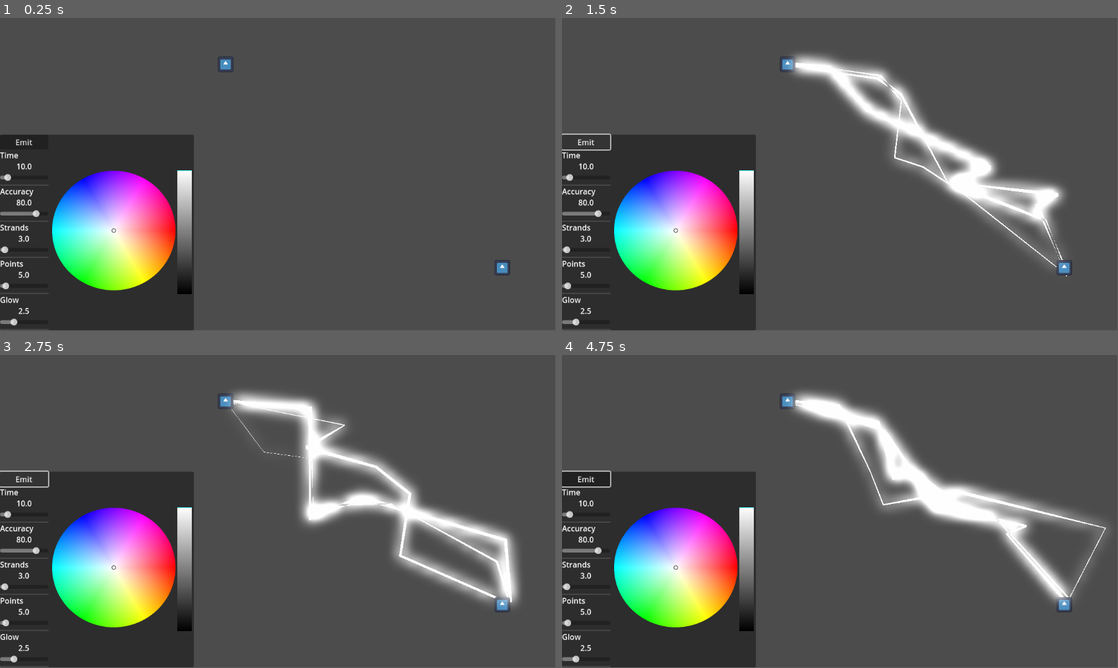
Above: before the commit, frames 1-4 (two rows, left to right).
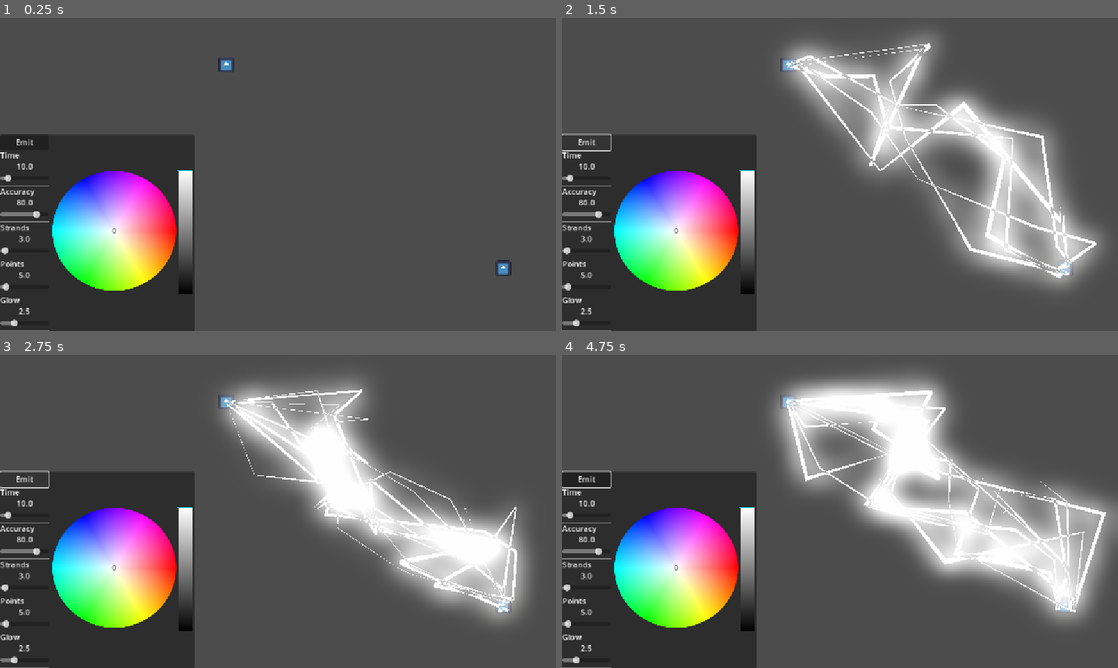
Above: after the commit, the same moments.

Repository: Coltari/line2d-lightning
Game: Godot game, scene res://root.tscn
Two runs of this game, one before a commit and one after it. Both use one fixed random seed, a clock stepped at 60 frames per second and the inputs below. Before the commit the project starts from res://node_2d.tscn. The engine's default icon, where the game draws it, is replaced by a stand-in: a white triangle on a blue panel in a dark square.
Inputs (mouse positions are in pixels of both pictures, inside the frame that each line leads up to):
- Up to frame 1 (0.25 s): no input
- Up to frame 2 (1.5 s): click "Emit" at 0.5 s; click "Emit" at 1.25 s
- Up to frame 3 (2.75 s): click "Emit" at 2 s
- Up to frame 4 (4.75 s): move the mouse to (789, 401) at 2.77 s; click (789, 401) at 2.92 s; move the mouse to (1062, 605) at 3.52 s; click (1062, 605) at 3.67 s; move the mouse to (895, 442) at 4.27 s; click (895, 442) at 4.42 s
In our replay, the window is 799x449 before the commit and 800x450 after it. These sizes can differ from the game's own. Grey fills any space a smaller window leaves; there, only what the larger window draws over its background counts as a difference.

The runs differ from the first frame. In frame 1, 1.3% of the frame differs, in the area x 0-92%, y 12-100%; in frame 2, 21%; in frame 3, 18%; in frame 4, 24%, in the area x 0-100%, y 5-100%.

Commit message:
decouple refactor
Lightning now it's own scene so it manages itself away from UI interaction.
Also now "travels" during start and end of of cycle

Diff:
--- /dev/null
+++ b/Lightning.tscn
@@ -0,0 +1,11 @@
+[gd_scene load_steps=2 format=3 uid="uid://c16xm6kupa2de"]
+
+[ext_resource type="Script" uid="uid://8pm72by4xnoy" path="res://lightning.gd" id="1_cwqlr"]
+
+[node name="Lightning" type="Node2D"]
+script = ExtResource("1_cwqlr")
+
+[node name="Period" type="Timer" parent="."]
+one_shot = true
+
+[node name="Bolts" type="Node2D" parent="."]
--- a/lightning.gd
+++ b/lightning.gd
@@ -1,148 +1,163 @@
 extends Node2D
 
-@export var emit : bool = false :
-	set(value):
-		emit = value
-		if value:
-			timer.start()
-@export var time : float = 10.0 :
-	set(value):
-		time = value
-		set_timer(value)
-@export var strands : int = 3
-@export var points : int = 5
-@export var glow_intensity : float = 2.5
-@export var accuracy : int = 80
+@onready var period: Timer = $Period
+@onready var bolts: Node2D = $Bolts
 
-@onready var timer: Timer = $Timer
-@onready var lines: Node2D = $Lines
-@onready var button: Button = %Button
-@onready var time_slider: AttributeSlider = %TimeAttributeSlider
-@onready var accuracy_slider: AttributeSlider = %AccuracyAttributeSlider
-@onready var strands_slider: AttributeSlider = %StrandsAttributeSlider
-@onready var points_slider: AttributeSlider = %PointsAttributeSlider
-@onready var glow: AttributeSlider = %GlowAttributeSlider
-@onready var color_picker: ColorPicker = %ColorPicker
+var starting : bool = false
+var ending : bool = false
+var toggle : bool = false
+var on : bool = false
+var time : float = 0.0
+var ticktimer : float = 0.0
 
-@onready var source: Sprite2D = $Source
-@onready var s_area_2d: Area2D = $Source/Area2D
-@onready var target: Sprite2D = $Target
-@onready var t_area_2d: Area2D = $Target/Area2D
+var source : Vector2
+var target : Vector2
+var strands : int
+var points : int
+var accuracy : int
+var glow : float
+var colour : Color
+var lifetime : float
 
-var sourcepicked : bool = false
-var targetpicked : bool = false
-var lightningcolour : Color
+var startcount: int = 0
+var endcount : int = 0
+
+func setup(source : Vector2, target : Vector2, strands : int, points : int, accuracy : int, glow : float, colour : Color, _lifetime : float = -1 ) -> void:
+	self.global_position = source
+	self.source = source
+	self.target = target
+	self.strands = strands
+	self.points = points
+	self.accuracy = accuracy
+	self.glow = glow
+	self.colour = colour
+	if _lifetime > 0:
+		toggle = false
+		lifetime = _lifetime
+	else:
+		toggle = true
 
 # Called when the node enters the scene tree for the first time.
 func _ready() -> void:
-	s_area_2d.input_event.connect(source_grabbed)
-	t_area_2d.input_event.connect(target_grabbed)
-	glow.value = glow_intensity
-	time_slider.value = time
-	accuracy_slider.value = accuracy
-	strands_slider.value = strands
-	points_slider.value = points
-	glow.minimum = 0.0
-	glow.maximum = 10.0
-	glow.value_changed.connect(glow_changed)
-	button.button_down.connect(_on_button_button_down)
-	time_slider.value_changed.connect(value_changed.bind("time"))
-	accuracy_slider.value_changed.connect(value_changed.bind("accuracy"))
-	strands_slider.value_changed.connect(value_changed.bind("strands"))
-	points_slider.value_changed.connect(value_changed.bind("points"))
-	color_picker.connect("color_changed",colour_changed)
-	timer.timeout.connect(stopemitting)
-	timer.wait_time = time
-	lines.position = source.position
+	period.timeout.connect(end)
+	if !toggle:
+		period.wait_time = lifetime
 
 # Called every frame. 'delta' is the elapsed time since the previous frame.
 func _process(delta: float) -> void:
-	for c in lines.get_children():
-		c.queue_free()
-	if emit:
-		##create line2d nodes
-		for i in strands:
-			var l = Line2D.new()
-			lines.add_child(l)
-			##add raw colour above HDR threshold so it glows
-			l.default_color = lightningcolour + Color(glow_intensity,glow_intensity,glow_intensity,1.0)
-			##create a curve for adjusting the line thickness between points
-			var c = Curve.new()
-			##start at the beginning...
-			l.add_point(Vector2(0,0))
-			##figure out how long we need to be to reach the target
-			var distancetotarget : Vector2 = target.global_position-source.global_position
-			##set the value for the final point, based on target position +/- variance for accuracy
-			var hitpoint : Vector2 = (target.global_position - source.global_position) + Vector2(randf_range(-(100-accuracy),(100-accuracy)),randf_range(-(100-accuracy),(100-accuracy)))
-			##sample points randomly for the length of the line from a wave
-			for x in points:
-				##divide the distance by number of points +2 for the start and end
-				var increment : Vector2 = distancetotarget / (points + 2)
-				##traverse to this point in the sequence, +1 for the start point offset
-				var p : Vector2 = (increment * (x +1))
-				##add some variance to make the lines different
-				var rand_variance : float = 0.0
-				if x == 1:
-					rand_variance = randf_range(0.0,75.0)
-				else:
-					rand_variance = randf_range(-75.0,250.0)
-				p.x += rand_variance
-				#scatter the Y based on wave
-				var yrand_variance : float = randi_range(5,25)
-				p.y += cos((delta*yrand_variance)+randf_range(0.75,2.0))*100
-				##addpoints to curve and randomise the tangent a bit between -12 and 0
-				c.add_point(Vector2(randf_range(0.0,1.0),randf_range(0.0,1.0)),randi_range(-12,0),randi_range(-12,0))
-				l.width_curve = c
-				##add points to line
-				l.add_point(p)
-			l.add_point(hitpoint)
+	time += delta
+	if on:
+		draw_lines()
+		ticktimer += delta
+		if ticktimer > 0.025:
+			timer_tick()
+			ticktimer = 0.0
+	else:
+		queue_free()
 
-func stopemitting() -> void:
-	emit = false
-	for child in lines.get_children():
+#on start
+func start() -> void:
+	starting = true
+	on = true
+	if !toggle:
+		period.start()
+
+func generate_points() -> Array:
+	var result : Array
+	##start at the beginning...
+	if !ending:
+		result.append(Vector2(0,0))
+	##figure out how long we need to be to reach the target
+	var distancetotarget : Vector2 = target-source
+	##set the value for the final point, based on target position +/- variance for accuracy
+	var hitpoint : Vector2 = (target - source) + Vector2(randf_range(-(100-accuracy),(100-accuracy)),randf_range(-(100-accuracy),(100-accuracy)))
+	##sample points randomly for the length of the line from a wave
+	for x in points:
+		##divide the distance by number of points +2 for the start and end
+		var increment : Vector2 = distancetotarget / (points + 2)
+		##traverse to this point in the sequence, +1 for the start point offset
+		var p : Vector2 = (increment * (x +1))
+		##add some variance to make the lines different
+		var rand_variance : float = 0.0
+		#these numbers are arbitrary, tweak to see what feels good.
+		if x == 1:
+			if increment.x > 0:
+				rand_variance = randf_range(0.0,75.0)
+			else:
+				rand_variance = randf_range(-75.0,0.0)
+		else:
+			if increment.x > 0:
+				rand_variance = randf_range(-75.0,250.0)
+			else:
+				rand_variance = randf_range(-250.0,75.0)
+		p.x += rand_variance
+		#scatter the Y based on wave
+		var yrand_variance : float = randi_range(5,25)
+		p.y += cos((time*yrand_variance)+randf_range(0.75,2.0))*100
+		##add points to line
+		if starting:
+			if x <= startcount:
+				result.append(p)
+		elif ending:
+			if x >= endcount:
+				result.append(p)
+		else:
+			result.append(p)
+	if !starting:
+		result.append(hitpoint)
+	return result
+
+func draw_lines() -> void:
+	for child in bolts.get_children():
 		child.queue_free()
+	##create line2d nodes
+	for i in strands:
+		var l = Line2D.new()
+		bolts.add_child(l)
+		##add raw colour above HDR threshold so it glows
+		l.default_color = colour + Color(glow,glow,glow,1.0)
+		##create a curve for adjusting the line thickness between points
+		var c = Curve.new()
+		for x in points:
+			##addpoints to curve and randomise the tangent a bit between -12 and 0
+			c.add_point(Vector2(randf_range(0.0,1.0),randf_range(0.0,1.0)),randi_range(-12,0),randi_range(-12,0))
+		l.width_curve = c
+		var line_points = generate_points()
+		for p in line_points:
+			l.add_point(p)
 
-func set_timer(val: float):
-	if timer:
-		timer.wait_time = val
+func timer_tick() -> void:
+	if starting:
+		startcount+=1
+		if startcount == points:
+			starting = false
+	if ending:
+		endcount+=1
+		if endcount == points:
+			ending = false
+			on = false
 
-func _on_button_button_down() -> void:
-	emit = true
+func end() -> void:
+	ending = true
 
-func value_changed(value : float, prop : String) -> void:
-	match prop:
-		"time":
-			time = float(value)
-		"accuracy":
-			accuracy = int(value)
-		"strands":
-			strands = int(value)
-		"points":
-			points = int(value)
+func update_source(source: Vector2) -> void:
+	self.source = source
+	self.global_position = source
 
-func glow_changed(value : float) -> void:
-	glow_intensity = value
+func update_target(target: Vector2) -> void:
+	self.target = target
 
-func _unhandled_input(event: InputEvent) -> void:
-	if sourcepicked and event is InputEventMouseMotion:
-		source.position += event.relative
-		lines.position = source.position
-		#lines.look_at(target.position)
-	if targetpicked and event is InputEventMouseMotion:
-		target.position += event.relative
-		#lines.look_at(target.position)
+func update_strands(lines : int) -> void:
+	self.strands = lines
 
-func source_grabbed(_viewport: Node, event: InputEvent, _shape_idx: int) -> void:
-	if event is InputEventMouseButton and event.pressed:
-		sourcepicked = true
-	if event is InputEventMouseButton and not event.pressed:
-		sourcepicked = false
+func update_points(points : int) -> void:
+	self.points = points
 
-func target_grabbed(_viewport: Node, event: InputEvent, _shape_idx: int) -> void:
-	if event is InputEventMouseButton and event.pressed:
-		targetpicked = true
-	if event is InputEventMouseButton and not event.pressed:
-		targetpicked = false
+func update_accuracy(accuracy : int) -> void:
+	self.accuracy = accuracy
 
-func colour_changed(colour : Color) -> void:
-	lightningcolour = colour
+func update_glow(glow : float) -> void:
+	self.glow = glow
+
+func update_colour(colour : Color) -> void:
+	self.colour = colour
--- a/project.godot
+++ b/project.godot
@@ -17,6 +17,10 @@
 config/features=PackedStringArray("4.4", "GL Compatibility")
 config/icon="res://icon.svg"
 
+[display]
+
+window/stretch/mode="canvas_items"
+
 [rendering]
 
 renderer/rendering_method="gl_compatibility"
--- /dev/null
+++ b/root.gd
@@ -0,0 +1,107 @@
+extends Node2D
+
+@export var time : float = 10.0 :
+	set(value):
+		time = value
+@export var strands : int = 3
+@export var points : int = 5
+@export var glow_intensity : float = 2.5
+@export var accuracy : int = 80
+
+@onready var button: Button = %Button
+@onready var time_slider: AttributeSlider = %TimeAttributeSlider
+@onready var accuracy_slider: AttributeSlider = %AccuracyAttributeSlider
+@onready var strands_slider: AttributeSlider = %StrandsAttributeSlider
+@onready var points_slider: AttributeSlider = %PointsAttributeSlider
+@onready var glow: AttributeSlider = %GlowAttributeSlider
+@onready var color_picker: ColorPicker = %ColorPicker
+@onready var lightning: Node2D = $Lightning
+
+@onready var source: Sprite2D = $Source
+@onready var s_area_2d: Area2D = $Source/Area2D
+@onready var target: Sprite2D = $Target
+@onready var t_area_2d: Area2D = $Target/Area2D
+
+var sourcepicked : bool = false
+var targetpicked : bool = false
+var lightningcolour : Color
+
+const LIGHTNING = preload("res://Lightning.tscn")
+
+# Called when the node enters the scene tree for the first time.
+func _ready() -> void:
+	s_area_2d.input_event.connect(source_grabbed)
+	t_area_2d.input_event.connect(target_grabbed)
+	glow.value = glow_intensity
+	time_slider.value = time
+	accuracy_slider.value = accuracy
+	strands_slider.value = strands
+	points_slider.value = points
+	glow.minimum = 0.0
+	glow.maximum = 10.0
+	glow.value_changed.connect(glow_changed)
+	button.button_down.connect(_on_button_button_down)
+	time_slider.value_changed.connect(value_changed.bind("time"))
+	accuracy_slider.value_changed.connect(value_changed.bind("accuracy"))
+	strands_slider.value_changed.connect(value_changed.bind("strands"))
+	points_slider.value_changed.connect(value_changed.bind("points"))
+	color_picker.connect("color_changed",colour_changed)
+
+# Called every frame. 'delta' is the elapsed time since the previous frame.
+func _process(delta: float) -> void:
+	update_lighting()
+
+func stopemitting() -> void:
+	for child in lightning.get_children():
+		lightning.end()
+
+func _on_button_button_down() -> void:
+	var l = LIGHTNING.instantiate()
+	l.setup(source.global_position,target.global_position,strands,points,accuracy,glow_intensity,lightningcolour,time)
+	lightning.add_child(l)
+	l.start()
+
+func value_changed(value : float, prop : String) -> void:
+	match prop:
+		"time":
+			time = float(value)
+		"accuracy":
+			accuracy = int(value)
+		"strands":
+			strands = int(value)
+		"points":
+			points = int(value)
+
+func glow_changed(value : float) -> void:
+	glow_intensity = value
+
+func colour_changed(colour : Color) -> void:
+	lightningcolour = colour
+
+func _unhandled_input(event: InputEvent) -> void:
+	if sourcepicked and event is InputEventMouseMotion:
+		source.position += event.relative
+	if targetpicked and event is InputEventMouseMotion:
+		target.position += event.relative
+
+func source_grabbed(_viewport: Node, event: InputEvent, _shape_idx: int) -> void:
+	if event is InputEventMouseButton and event.pressed:
+		sourcepicked = true
+	if event is InputEventMouseButton and not event.pressed:
+		sourcepicked = false
+
+func target_grabbed(_viewport: Node, event: InputEvent, _shape_idx: int) -> void:
+	if event is InputEventMouseButton and event.pressed:
+		targetpicked = true
+	if event is InputEventMouseButton and not event.pressed:
+		targetpicked = false
+
+func update_lighting() -> void:
+	for child in lightning.get_children():
+		child.update_source(source.position)
+		child.update_target(target.position)
+		child.update_strands(strands)
+		child.update_points(points)
+		child.update_accuracy(accuracy)
+		child.update_glow(glow_intensity)
+		child.update_colour(lightningcolour)
--- a/node_2d.tscn
+++ b/root.tscn
@@ -1,8 +1,8 @@
 [gd_scene load_steps=7 format=3 uid="uid://bdf7n8172jmq"]
 
-[ext_resource type="Script" uid="uid://d323g585uoxuw" path="res://lightning.gd" id="1_wtcfe"]
-[ext_resource type="Texture2D" uid="uid://43vpon1kdw1c" path="res://icon.svg" id="2_0e48y"]
-[ext_resource type="PackedScene" uid="uid://dwrw4mrmxttyv" path="res://attribute_slider.tscn" id="3_epypp"]
+[ext_resource type="Script" uid="uid://d323g585uoxuw" path="res://root.gd" id="1_vvh5c"]
+[ext_resource type="Texture2D" uid="uid://43vpon1kdw1c" path="res://icon.svg" id="2_28aoi"]
+[ext_resource type="PackedScene" uid="uid://dwrw4mrmxttyv" path="res://attribute_slider.tscn" id="3_jnlp7"]
 
 [sub_resource type="CircleShape2D" id="CircleShape2D_epypp"]
 radius = 64.1249
@@ -15,18 +15,12 @@
 glow_enabled = true
 
 [node name="Node2D" type="Node2D"]
-script = ExtResource("1_wtcfe")
-
-[node name="Timer" type="Timer" parent="."]
-one_shot = true
-
-[node name="Lines" type="Node2D" parent="."]
-position = Vector2(305, 327)
+script = ExtResource("1_vvh5c")
 
 [node name="Source" type="Sprite2D" parent="."]
 position = Vector2(468, 96)
 scale = Vector2(0.25, 0.25)
-texture = ExtResource("2_0e48y")
+texture = ExtResource("2_28aoi")
 
 [node name="Area2D" type="Area2D" parent="Source"]
 
@@ -123,3 +117,5 @@
 [node name="MarginContainer2" type="MarginContainer" parent="CanvasLayer/BoxContainer/PanelContainer/HBoxContainer/VBoxContainer2"]
 layout_mode = 2
 size_flags_vertical = 3
+
+[node name="Lightning" type="Node2D" parent="."]
Not shown, changed: lightning.gd.uid
Not shown, added: root.gd.uid
Not shown: 2 places in root.tscn that only renumber resources
